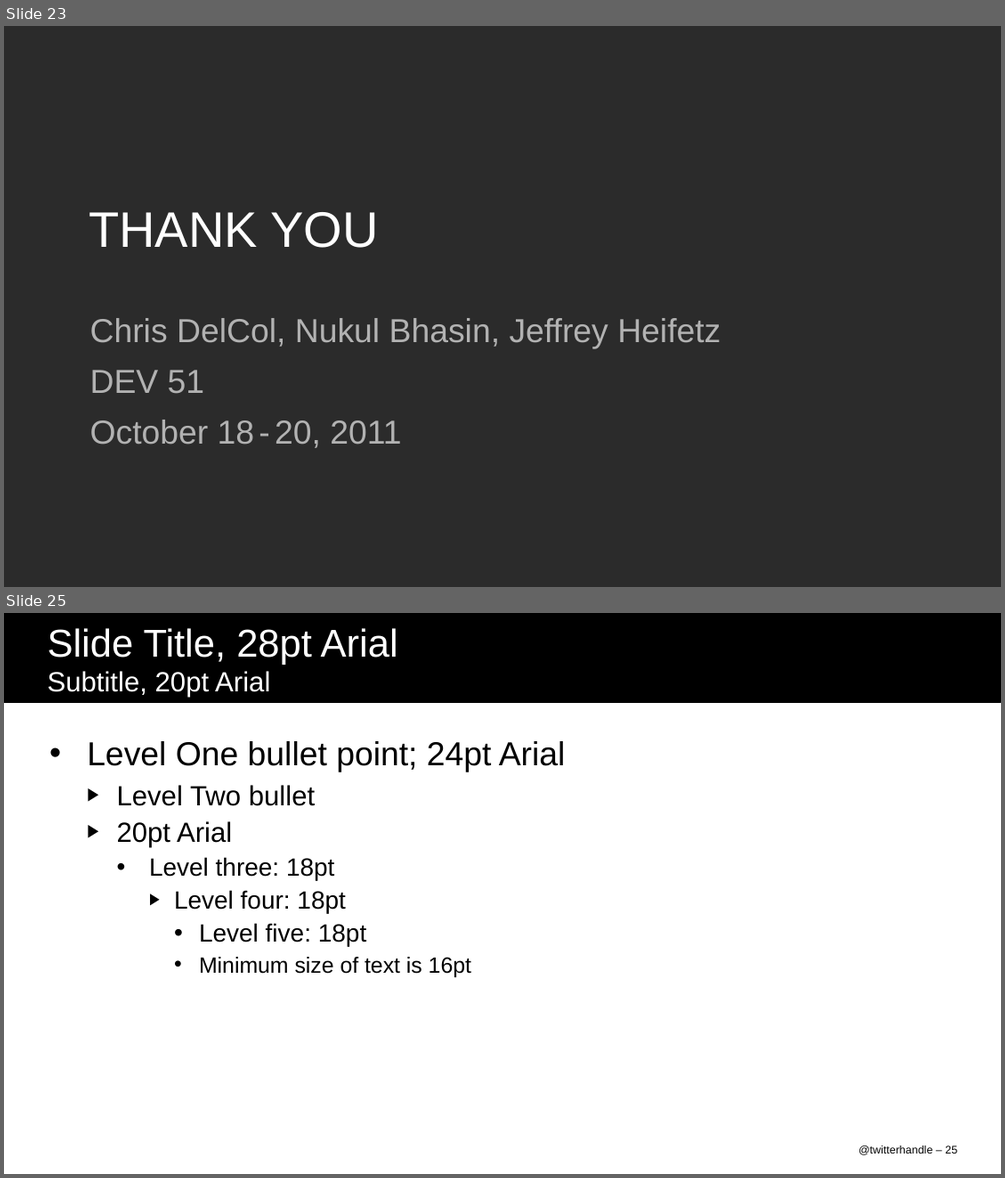
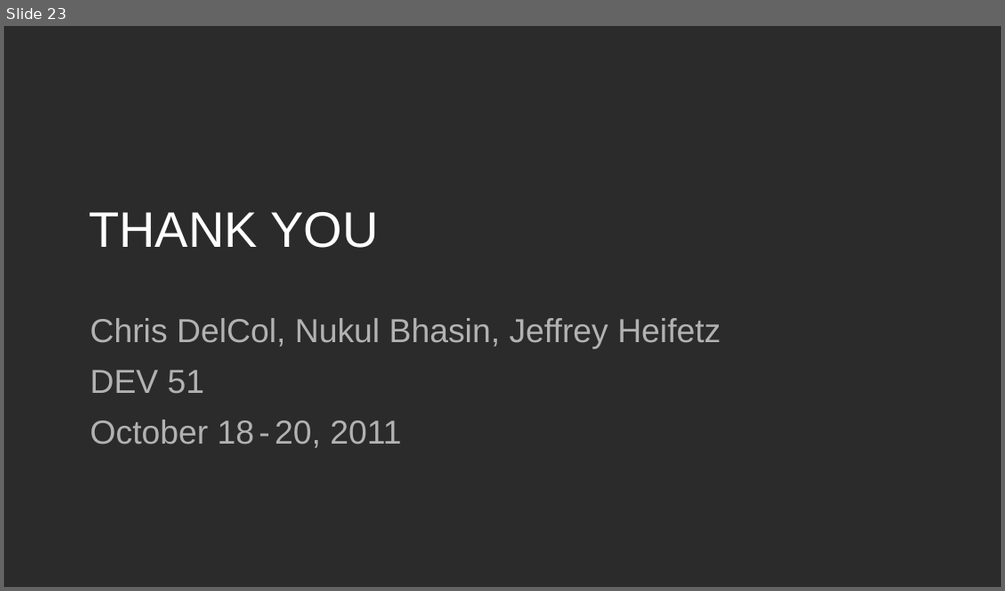
Before and after one commit to nukulb/devcon-demo, a slide deck: DEV51_DelCol.ppt. Shown one above the other, each under a label of ours: slides 23 and 25 before the commit, slide 23 after it; the slides between them are not shown. The pictures are 1005x1178 and 1005x591 pixels, drawn with LibreOffice and Linux fonts; fonts in the diff are those of the drawing; background and template pictures are left out; a plain dark background stands for a picture behind light text. Boxes give left, top, right and bottom in pixels: in the first picture for what was removed or moved away, otherwise in the second. Text is boxed around its words. In the diff, an @@ line names an element or a change of style, - is before the commit and + after.

```diff
--- a/DEV51_DelCol.ppt
+++ b/DEV51_DelCol.ppt
@@ slide 25 removed at box(4, 613, 1001, 1174), background #FFFFFF @@
@@ rectangle removed at box(4, 613, 1001, 703) @@
@@ title removed at box(48, 628, 398, 698) @@
-Slide Title, 28pt Arial
-Subtitle, 20pt Arial
@@ text removed at box(87, 741, 566, 977) @@
-• Level One bullet point; 24pt Arial
-  ▶ Level Two bullet
-  ▶ 20pt Arial
-    • Level three: 18pt
-      ▶ Level four: 18pt
-        • Level five: 18pt
-        • Minimum size of text is 16pt
@@ page number removed at box(858, 1145, 957, 1155) @@
-@twitterhandle – 25
```
Also in this commit, not shown: 4 slides changed, 2 slides added, 7 other slides removed, 2 other files.
